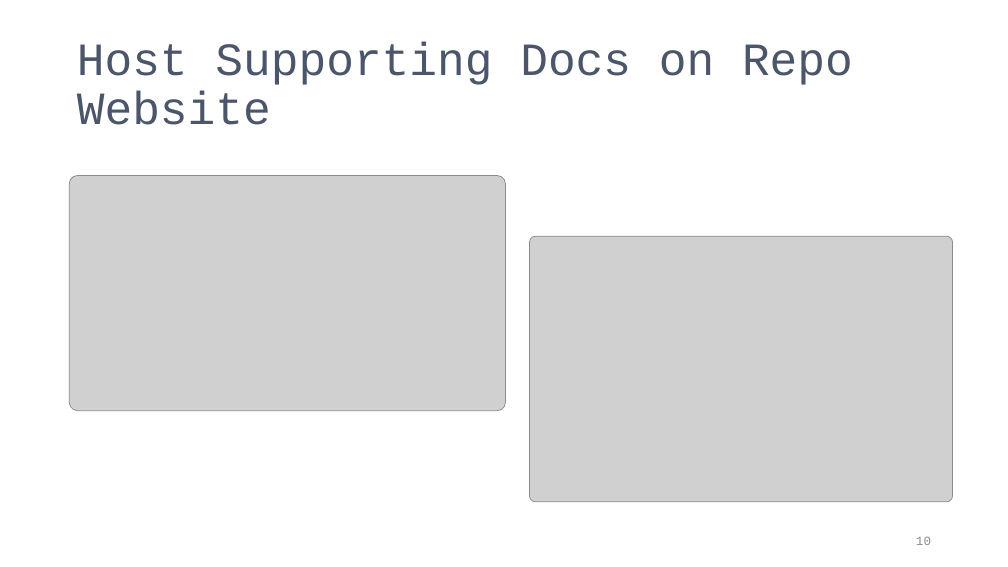
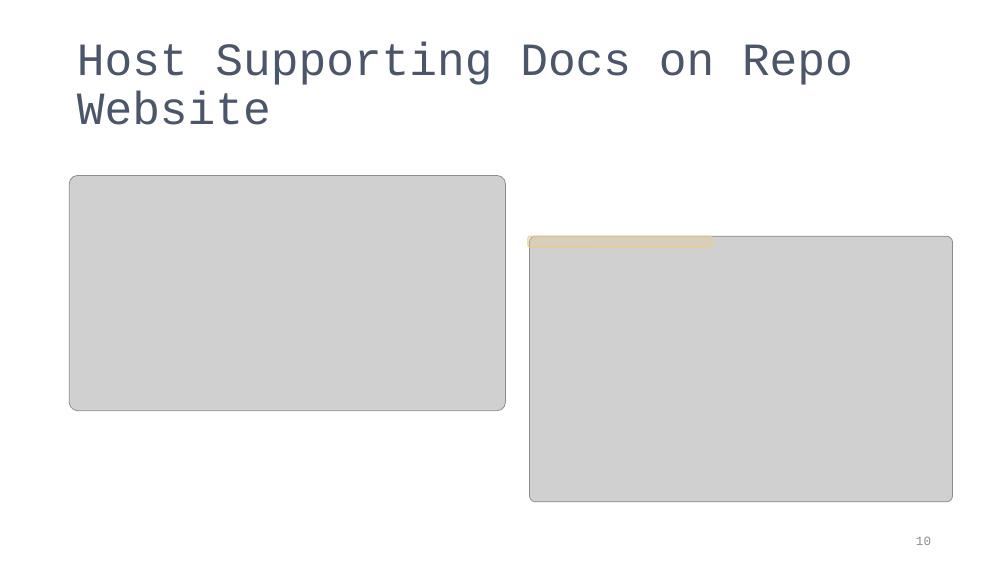
Before and after one commit to PIFSCstockassessments/SAP_github_workflow, a slide deck: slide 10 of docs/GitHub Workflow for SAP.pptx. Drawn at 1008x567 pixels with LibreOffice and Linux fonts; fonts in the diff are those of the drawing; grey boxes stand for pictures. Boxes give left, top, right and bottom in pixels: in the first picture for what was removed or moved away, otherwise in the second. Text is boxed around its words. In the diff, an @@ line names an element or a change of style, - is before the commit and + after.

Commit message:
presentation changes

```diff
--- a/docs/GitHub Workflow for SAP.pptx
+++ b/docs/GitHub Workflow for SAP.pptx
@@ rounded rectangle added at <box>528,236,712,247</box>, fill #EBCB8B at 31% opacity, outline #EBCB8B 1 pt @@
```
